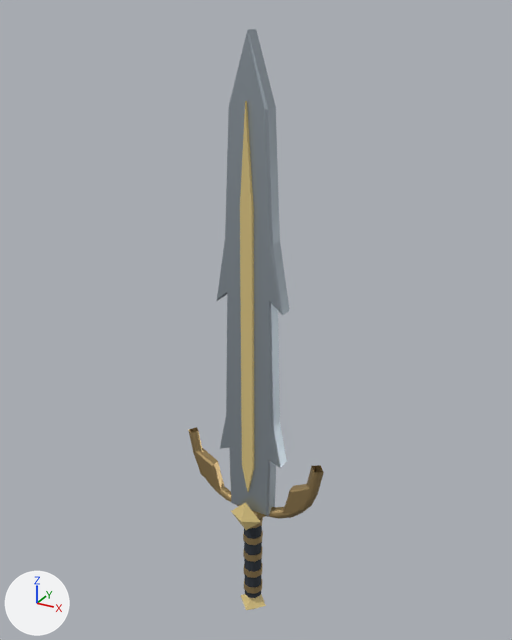
A saved change to the glTF model assets/garments/grovekeeper-blade-v1/universal-low.glb.
Both versions are drawn from a camera (50 mm lens) standing at (0.576, -1.033, 0.995) and looking at (-0.01, 0.032, 0.463). Lighting does not change. The marker at lower left points along +X, +Y and +Z. The first picture is the older version.

The first picture shows 'Grovekeeper Blade'.
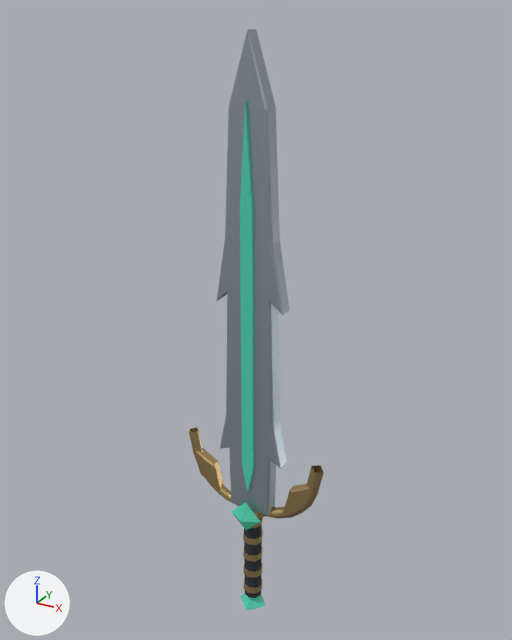
Boxes [x1, y1, x2, y2] around the edits, measured in the pictures (512 x 640 px):
```json
{"object": "Grovekeeper Blade", "change": "recoloured", "before": [231, 98, 268, 610], "after": [231, 98, 268, 610], "on screen": "yellow to green"}
```

Scene script edits in JSON lines:
```json
{"op": "set", "path": "mat_garment___cut_crystal.base_color", "old": "(0.578, 0.451, 0.184)", "new": "(0.0666, 0.521, 0.352)", "note": "yellow #c8b377 -> green #49bfa0"}
{"op": "set", "path": "mat_garment___cut_crystal.emission_color", "old": "(0.0866, 0.0676, 0.0277)", "new": "(0.00999, 0.0781, 0.0527)", "note": "brown #534a2e -> dark green #194f41"}
```
